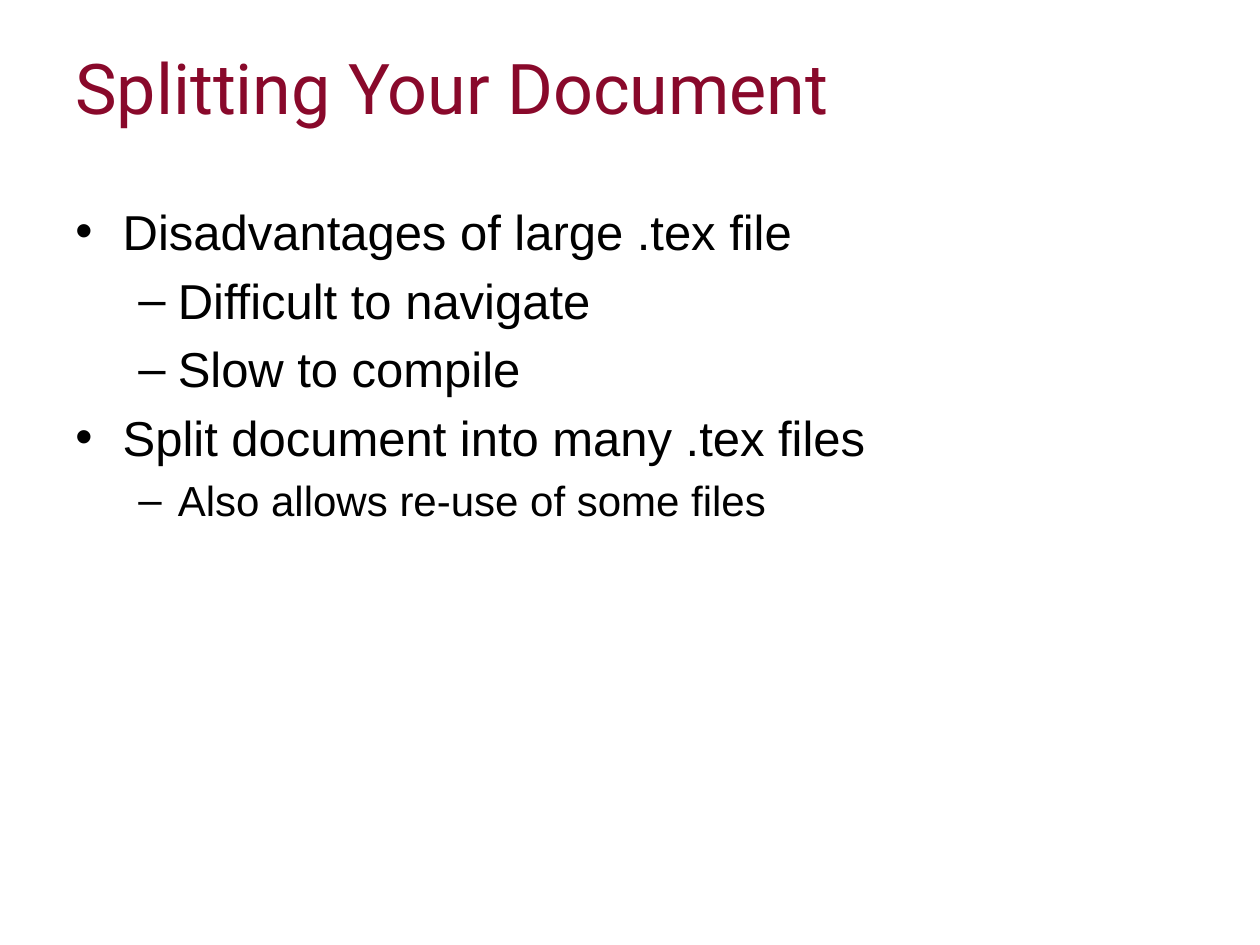
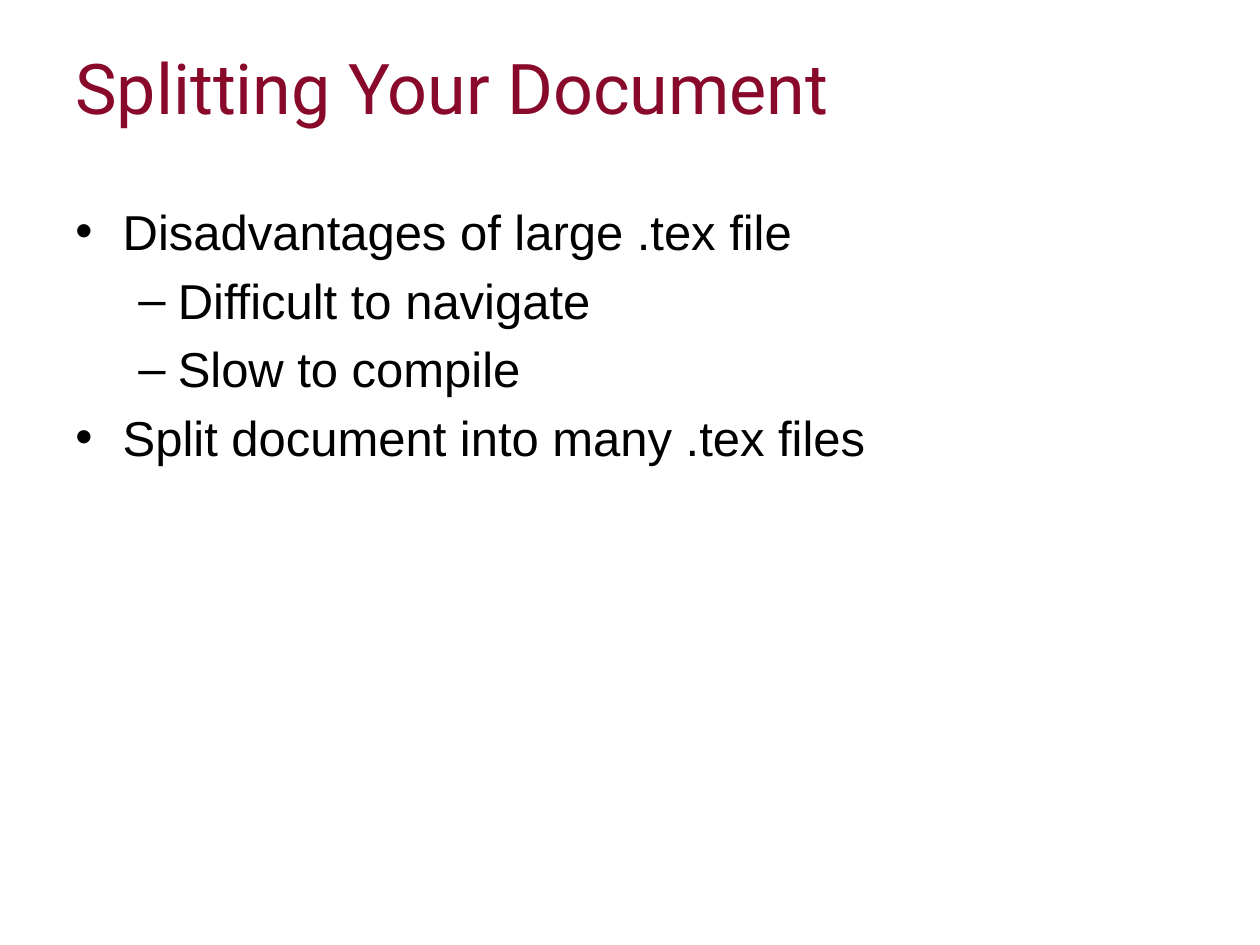
Before and after one commit to ImperialCollegeLondon/RCDS-writing-theses-in-latex, a slide deck: slide 25 of Writing Theses in Latex Slides.pptx. Drawn at 1260x945 pixels with LibreOffice and Linux fonts; fonts in the diff are those of the drawing; background and template pictures are left out. Boxes give left, top, right and bottom in pixels: in the first picture for what was removed or moved away, otherwise in the second. Text is boxed around its words. In the diff, an @@ line names an element or a change of style, - is before the commit and + after.

Commit message:
Minor edits

```diff
--- a/Writing Theses in Latex Slides.pptx
+++ b/Writing Theses in Latex Slides.pptx
@@ text at [178, 485, 766, 517]: paragraph removed @@
-  – Also allows re-use of some files
```
